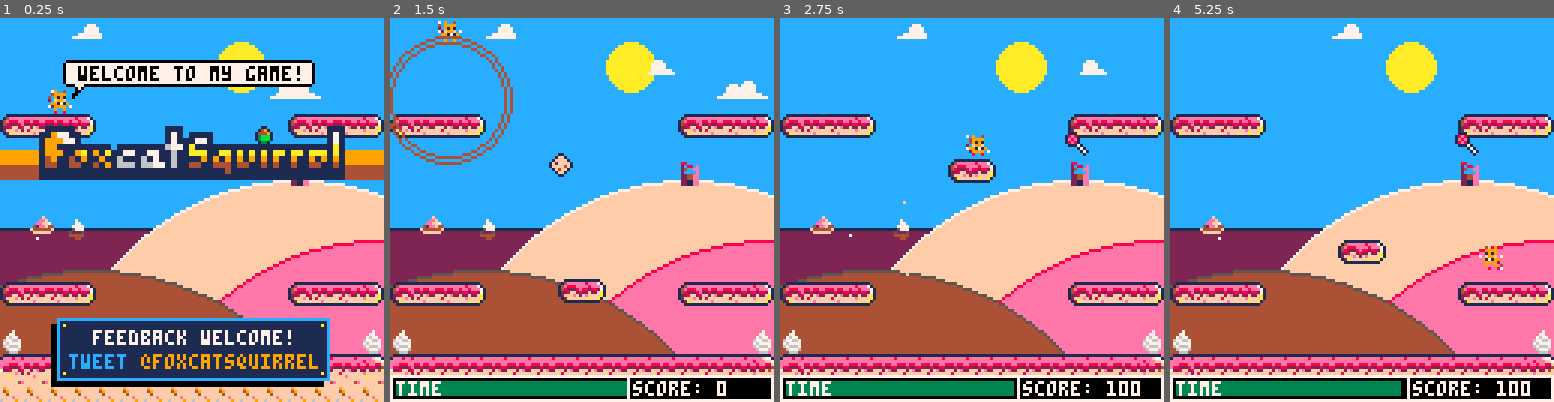
Above: before the commit, frames 1-4 (left to right).
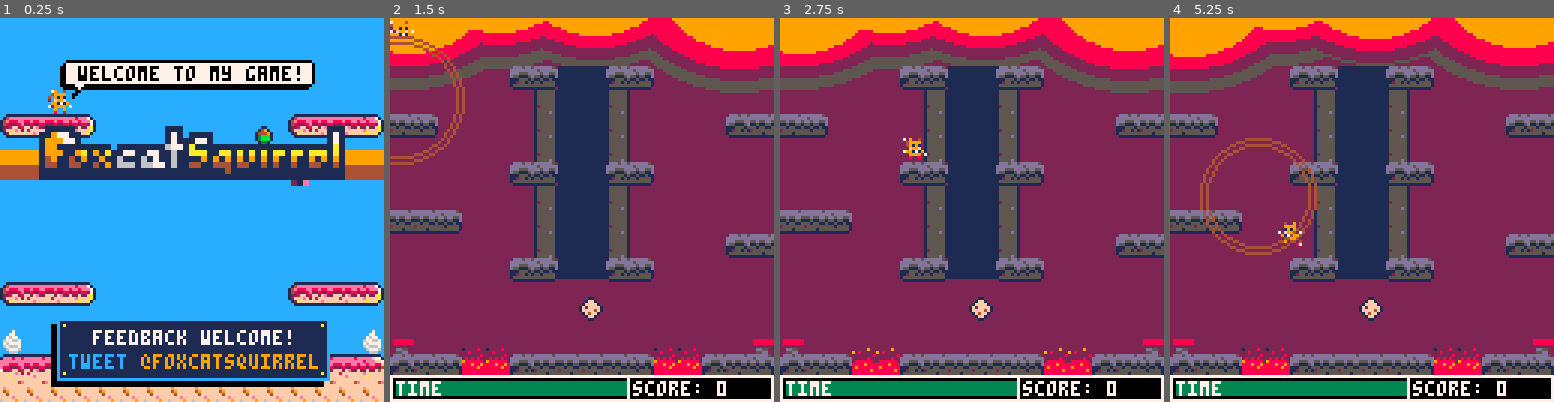
Above: after the commit, the same moments.

Repository: daddynewts/foxcatsquirrel
Game: PICO-8 cartridge foxcatsquirrel.p8
Same seed, same stepped clock (60 frames per second), same inputs: the game is played once before the commit and once after it.
Inputs:
- Up to frame 1 (0.25 s): no input
- Up to frame 2 (1.5 s): tap X (X key) at 0.33, 1.07 s; tap O (Z key) at 0.7 s
- Up to frame 3 (2.75 s): hold Right 1.6-2.1 s; tap O (Z key) at 1.7, 2.1, 2.5 s; tap X (X key) at 1.85 s; hold Right from 2.47 s (still down)
- Up to frame 4 (5.25 s): tap O (Z key) every 0.4 s from 2.9 to 4.9 s; tap X (X key) at 2.97, 4.08, 5.2 s; release Right at 3.03 s; hold Left 3.08-3.58 s; hold Down 3.63-3.97 s; hold Right 4.02-4.68 s; hold Left from 5.08 s (still down)

The runs differ from the first frame. In frame 1, 30% of the frame differs, in the area x 0-100%, y 1-89%; in frame 2, 88%; in frame 3, 88%; in frame 4, 89%, in the area x 0-100%, y 0-99%.

Commit message:
Added a rainbow!
Tidying up menus. Just one or two music tracks to go now...

Diff:
--- a/foxcatsquirrel.p8
+++ b/foxcatsquirrel.p8
@@ -8,10 +8,10 @@
 
 function _init()
 
- level=0 -- def 0, playground 5
+ level=4 -- def 0, playground 5
  count=0
  points=0
- addfood=1 -- 7 for instant enemy on l1
+ addfood=10 -- 7 for instant enemy on l1
  is_shockwave=false
 
  init_times()
@@ -52,7 +52,7 @@
 
  -- effects settings
  explode_size = 1
- explode_amount = flr(rnd(10))+4
+ explode_amount = flr(rnd(6))+10
  explode_colours = {9}
 
  shockwave_size = 5
@@ -682,8 +682,18 @@
  rect((cam_x),119,(127+(cam_x)),127,7)
 
  if glidetime>=10 then
-  print("glide bonus!",player.x-4,player.y-7,0)
-  print("glide bonus!",player.x-4,player.y-8,7)
+ 	rectfill(player.x+4,player.y-9,player.x+36,player.y-1,1)
+ 	rectfill(player.x+5,player.y-10,player.x+38,player.y-2,7)
+  rect(player.x+5,player.y-10,player.x+38,player.y-2,0)
+
+ --speech bubble to mouth
+ line(player.x+8,player.y+2,player.x+9,player.y-2,0)
+ line(player.x+8,player.y+2,player.x+12,player.y-2,0)
+
+ --fill for bubble arrow
+  line(player.x+9,player.y-2,player.x+11,player.y-2,7)
+  pset(player.x+10,player.y-1,7)
+  print("weeeeee!",player.x+7,player.y-8,0)
  end
 end
 
@@ -921,7 +931,7 @@
 end
 
 function add_foodpoints()
- points+=100+10*flr(glidetime)
+ points+=100+(20*level)+10*flr(glidetime)
  -- points+=flr(10000/timeleft)
  timeleft+=timegain
  count+=addfood
@@ -1058,13 +1068,11 @@
 -->8
 -- levels
 
-
 function draw_levels()
 
  -- sunny hills
  if level==0 then
- -- splash.sp=92
-  sky.colour=12 -- light blue
+   sky.colour=12 -- light blue
 
   -- sea
   rectfill(0,70,70,127,2)
@@ -1078,7 +1086,6 @@
   -- hills
   -- cake
    circfill(99,134,80,15) -- far hill
- -- green circfill(99,134,80,15) -- far hill
   circ(99,134,80,7) -- far outline
 
  -- cake
@@ -1091,7 +1098,8 @@
  -- green circfill(30,174,90,3) -- near hill
   circ(30,174,90,5) -- left outline
 
-  circfill(80,16,8,10) -- sun
+  -- sun
+  circfill(80,15,8,10)
 
   draw_clouds()
   -- dancing flower
@@ -1292,14 +1300,15 @@
 	map(0,0,0,0)
 
 	-- speech bubble
+ rectfill(player.x+4,player.y-8,player.x+86,player.y-1,0)
 	rectfill(player.x+5,player.y-10,player.x+88,player.y-2,7)
  rect(player.x+5,player.y-10,player.x+88,player.y-2,0)
 
  --pset for rounded corners
- pset(player.x+5,player.y-10,sky.colour)
- pset(player.x+88,player.y-2,sky.colour)
- pset(player.x+5,player.y-2,sky.colour)
- pset(player.x+88,player.y-10,sky.colour)
+ pset(player.x+5,player.y-10,12)
+ pset(player.x+88,player.y-2,12)
+ pset(player.x+4,player.y-1,12)
+ pset(player.x+88,player.y-10,12)
 
  --speech bubble to mouth
  line(player.x+8,player.y+2,player.x+9,player.y-2,0)
@@ -1398,13 +1407,14 @@
 
  spr(player.sp,player.x,player.y)
 
+ rectfill(player.x+4,player.y-8,player.x+86,player.y-1,0)
  rectfill(player.x+5,player.y-10,player.x+88,player.y-2,7)
  rect(player.x+5,player.y-10,player.x+88,player.y-2,0)
 
  --pset for rounded corners
  pset(player.x+5,player.y-10,12)
  pset(player.x+88,player.y-2,12)
- pset(player.x+5,player.y-2,12)
+ pset(player.x+4,player.y-1,12)
  pset(player.x+88,player.y-10,12)
 
  --speech bubble to mouth
@@ -1417,59 +1427,62 @@
 
  print("how to play my game!",player.x+8,player.y-8,0)
 
- rectfill(17,42,107,95,0)
- rectfill(19,40,109,92,2)
- rect(19,40,109,92,4)
-
- -- 16,48 works
+ -- instructions box
+ rectfill(17,46,107,95,0)
+ rectfill(19,44,109,92,2)
+ rect(19,44,109,93,4)
+
  -- shadow
- print("get 10 food:",25,49,1)
- print("get 10 food:",26,48,7)
+ print("get 10 food:",25,51,0)
+ print("get 10 food:",26,50,9)
  -- text
 
- spr(26,74,47)
- spr(27,82,47)
- spr(28,90,47)
- spr(29,98,47)
+ spr(26,74,48)
+ spr(27,82,48)
+ spr(28,90,48)
+ spr(29,98,48)
 
  -- shadow
- print("grab key: ",25,57,1)
+ print("grab key: ",25,59,0)
  -- text
- print("grab key: ",26,56,7)
- spr(14,64,54)
+ print("grab key: ",26,58,10)
+ spr(14,64,57)
 
  -- shadow
- print("avoid enemies: ",25,65,0)
+ print("avoid enemies: ",25,67,0)
  -- text
- print("avoid enemies: ",26,64,7)
- spr(12,82,62)
- spr(10,92,62)
+ print("avoid enemies: ",26,66,15)
+ spr(12,84,64)
+ spr(10,96,64,1,1,true)
 
  -- shadow
- print("press ❎ to jump",25,73,0)
+ print("press    to jump",25,75,0)
+ print("❎",49,75,4)
+ print("❎",50,74,9)
   -- text
- print("press ❎ to jump",26,72,7)
+ print("press    to jump",26,74,6)
 
  -- shadow
- print("hold ❎ to glide",25,81,0)
+ print("❎",45,83,4)
+ print("❎",46,82,9)
+ print("hold    to glide",25,83,0)
  -- text
- print("hold ❎ to glide",26,80,7)
+ print("hold    to glide",26,82,7)
 -- print("(c)",50,72,12)
 -- print("(c)",46,80,12)
 
  -- ready? bg box
 
  rectfill(17,102,107,122,0)
- rectfill(19,100,109,120,1)
- rect(19,100,109,120,12)
-
- print("ready?",52,105,2)
- print("ready?",53,104,7)
- print("❎",55,113,2)
+ rectfill(19,100,109,120,2)
+ rect(19,100,109,120,9)
+
+ print("ready?",52,105,1)
+ print("ready?",53,104,9)
+ print("❎",55,113,4)
  print("❎",56,112,9)
  print("press    to play!",31,113,1)
  print("press    to play!",32,112,7)
--- print("❎",56,114,1)
 end
 
 function update_menu()
@@ -1553,8 +1566,8 @@
 
  if m>=280 then
 
-  rectfill(cam_x,42,cam_x+128,48,13)
-  rectfill(cam_x,49,cam_x+128,52,5)
+  rectfill(cam_x,34,cam_x+128,49,13)
+  rectfill(cam_x,46,cam_x+128,53,5)
   sspr(0,80,44,8,cam_x+20,36,88,16)
 
   -- with drop shadows!
@@ -1577,18 +1590,32 @@
   circfill(cam_x+64,64,-30+m/2,12)
 
  if m>=280 then
-  rectfill(cam_x,44,cam_x+128,48,9)
-  rectfill(cam_x,49,cam_x+128,51,4)
-
+--  rectfill(cam_x,44,cam_x+128,48,10)
+--  rectfill(cam_x,49,cam_x+128,51,9)
+
+ circfill(cam_x+64,52,50,8)
+ circfill(cam_x+64,52,46,9)
+ circfill(cam_x+64,52,44,10)
+ circfill(cam_x+64,52,42,11)
+ circfill(cam_x+64,52,40,3)
+ circfill(cam_x+64,52,38,12)
+ circfill(cam_x+64,52,36,14)
+ circfill(cam_x+64,52,34,2)
+ circfill(cam_x+64,52,32,12)
+
+ rectfill(cam_x,34,cam_x+128,49,10)
+ rectfill(cam_x,46,cam_x+128,53,9)
+
+ rectfill(cam_x,54,cam_x+128,128,12)
  -- double-size "you win"
  sspr(0,88,32,8,cam_x+32,36,64,16)
 
  -- text
- print("score: "..points,cam_x+44,57,1)
- print("score: "..points,cam_x+44,56,7)
- print("press ❎ to watch credits",cam_x+16,105,0)
+ print("score: "..points,cam_x+43,58,1)
+ print("score: "..points,cam_x+44,57,7)
+ print("press ❎ to watch credits",cam_x+15,105,0)
  print("press ❎ to watch credits",cam_x+16,104,7)
- print("❎",cam_x+40,105,4)
+ print("❎",cam_x+39,105,4)
  print("❎",cam_x+40,104,9)
 
  end
@@ -1606,20 +1633,21 @@
 end
 
 function update_credits()
- level=5
  m+=0.6 --0.6 feels ok
 
  --player_update()
  player_animate()
  if btn(❎) then
  --  _init()
-  m+=3
+  m+=5
  end
 end
 
 function draw_credits()
  cls()
- rectfill(cam_x,0,cam_x+128,128,1)
+
+ print("cam_x:"..cam_x,cam_x,0,7)
+ rectfill(0,0,128,128,1)
 
  rectfill(cam_x+0,136-m,cam_x+127,140-m,9)
  rectfill(cam_x+0,141-m,cam_x+127,143-m,4)
@@ -1653,8 +1681,6 @@
 
  print("feedback welcome!",cam_x+12,304-m,4)
  print("@foxcatsquirrel",cam_x+45,312-m,12)
--- print("followers!",cam_x+44,272-m,9)
-
 
  if m>=360 then
 
@@ -1682,13 +1708,16 @@
 
   -- cake
   circfill(cam_x+30,174,90,4) -- near hill
- -- green circfill(30,174,90,3) -- near hill
   circ(cam_x+30,174,90,5) -- left outline
 
-  spr(7,cam_x+24,64)
+  --fcs sprite
+  spr(7,cam_x+23,65)
+
+  --	shadow
+  rectfill(cam_x+9,52,cam_x+119,60,0)
  	-- speech bubble to mouth
-
-  line(cam_x+31,58,cam_x+31,65,0)
+	 line(cam_x+30,58,cam_x+30,66,0)
+	 line(cam_x+31,58,cam_x+31,65,0)
   line(cam_x+31,65,cam_x+38,58,0)
   rect(cam_x+10,51,cam_x+120,59,0)
 
@@ -1708,6 +1738,8 @@
   print("thanks for playing my game!",cam_x+12,53,0)
  -- rectfill(cam_x,128,cam_x+128,96,0)
 
+
+ -- cinematic black bars
  rectfill(cam_x,0,cam_x+128,32,0)
  rectfill(cam_x,96,cam_x+128,128,0)
 
@@ -2314,13 +2346,13 @@
 4849494a00000000000000004849494a000024250000000026000000000000000000000000000000000000000000404142000044005176767676500044000040c7c800000000d70000d700000000c6c7c74849494a00000000000000004849494a00000000000000000000000000000000000000000000000000000000000000
 00000000000000000000000000000000000000000000002436250000000000240000000000000000000000000000404142570000000000000000000000005640000000000000d70000d7000000000000d70000000000000000000000000000000000000000000000000000000000000000000000000000000000000000000000
 000000000000000000000000c90000000000000000000000000000000000000000000000000000000000000000004041420057000000000000000000005600400000000000c6e80000e7c80000000000d7000000000000000000000000c900000000000000000000000000000000000000000000000000000000000000000000
-00000000000000000000000000000000000000000000000000000000000000000000000000000000000000000000404142765000000000000000000000517640000000000000d70035d7000000000000d700000000000000000000000000000000000000000000000000000000000000002b0000000000002b00000000002b00
+00000000000000000000000000000000000000000000000000000000000000000000000000000000000000000000404142765000000000000000000000517640000000000000d70000d7000000000000d700000000000000000000000000000000000000000000000000000000000000002b0000000000002b00000000002b00
 00000000000000000000000000000000242323250000000000000000000000000000000000000000000000c20000404142000000000000000000000000000040c7c7c8000000d70000d7000000000000d70000000000000000000000000000000000000000000000000000000000000000000000000000000000000000000000
 00000000000000000000000000000000000000000000000000000000000000000000000000000000000000000000404142670000000000000000000000006740000000000000d70000d700000000c6c7c70000000000000000000000000000000000000000000000000000000000000000000000000000000000000000000000
 000000000000000000000000000000000000000000000000000000000000000000000000000000000000000000004041425038384500000000000045380051400000000000c6e80000e7c80000000000d700000000000000000000000000000000000000000000000000000000000000000000002b0000000000002b00000000
 4849494a00000000000000004849494a00000000000024363625000000000024404142000000000000000000404141414200003800000000000000003800004000000000000000000000000000000000d74849494a00000000000000004849494a00000000000000000000000000000000000000000000000000000000000000
 0000000000000000000000000000000000000000000000000000000000000000404142000000000000000000404141414200003800000000000000003800004000000000000000000000000000000000d70000000000000000000000000000000000000000000000000000000000000000000000000000000000000000000000
-d40000000000000000000000000000d400290000540000003c3b000000003c0040414235540000000000543540414141420000370054000000005400370000403500000000000035350000000000003541d40000000000000000000000000000d400000000000000000000000000000000000000000000000000000000000000
+d40000000000000000000000000000d400290000540000003c3b000000003c0040414235540000000000543540414141420054370054000000005400375400403500000000000000000000000000003541d40000000000000000000000000000d400000000000000000000000000000000000000000000000000000000000000
 d0d1d1d1d1d1d1d1d1d1d1d1d1d1d1d2101210121210101210121212101210124041414141420000004041414141414141414141414141414141414141414141c6c7c80000c6c7c7c7c7c80000c6c7c842d0d1d1d1d1d1d1d1d1d1d1d1d1d1d1d261616161616161616161616161616127272727272727272727272727272727
 d3d3d3d3d3d3d3d3d3d3d3d3d3d3d3d313131313131313131313131313131313000000000000000000000000000000000000000000000000000000000000000000000000000000000000000000000000403333333333333333333333333333330000000000000000000000000000000000000000000000000000000000000000
 0000000000000000000000000000000000000000000000000000000000000000000000000000000000000000000000000000000000000000000000000000000000000000000000000000000000000000400000000000000000000000000000000000000000000000000000000000000000000000000000000000000000000000
